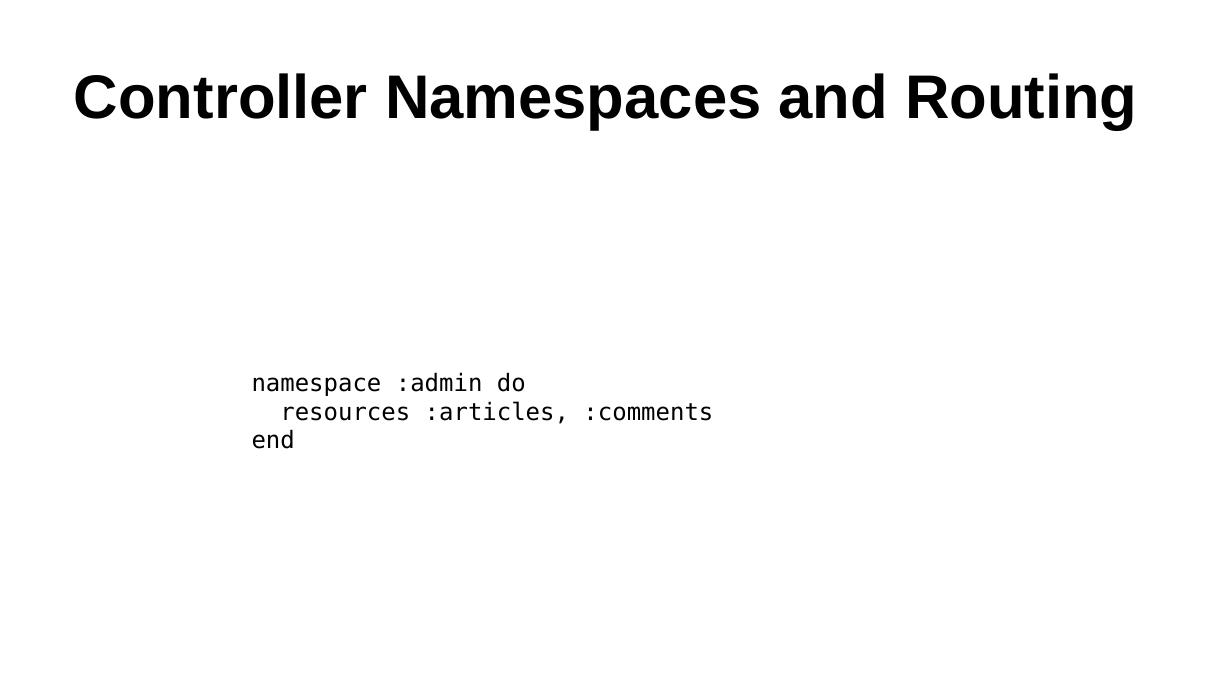
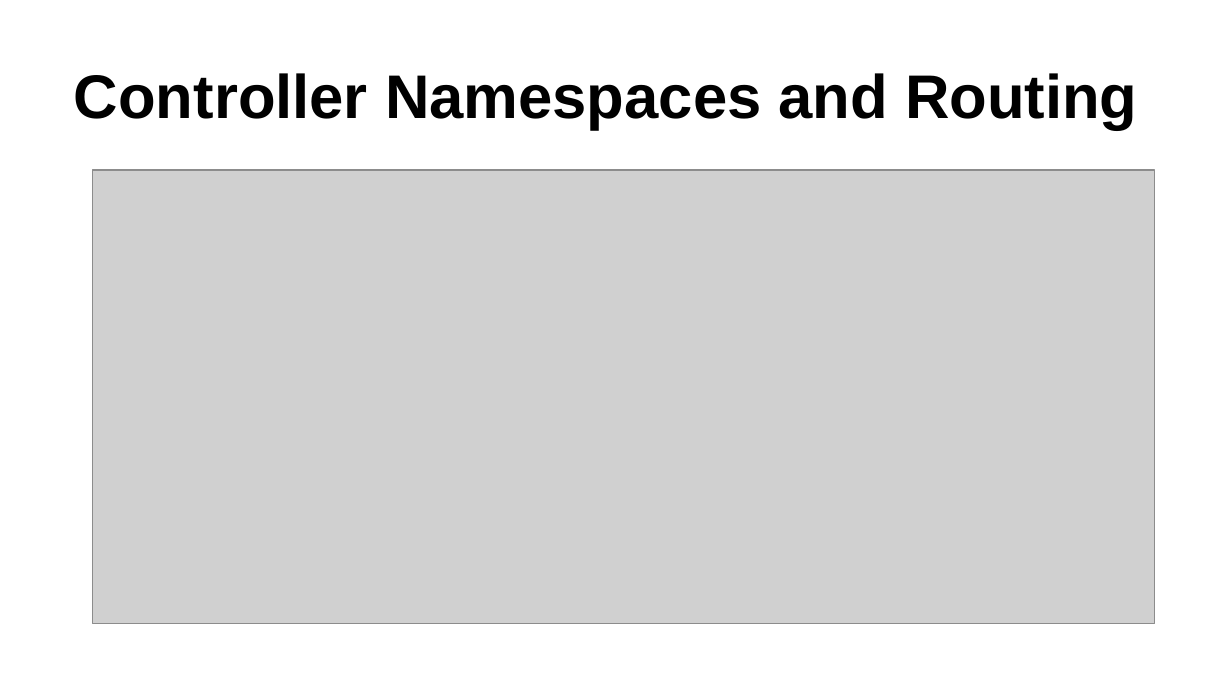
Before and after one commit to rubypool/rails-training-material, a slide deck: slide 23 of Ruby_On_Rails_Deck-Controller.pptx. Drawn at 1232x693 pixels with LibreOffice and Linux fonts; fonts in the diff are those of the drawing; grey boxes stand for pictures. Boxes give left, top, right and bottom in pixels: in the first picture for what was removed or moved away, otherwise in the second. Text is boxed around its words. In the diff, an @@ line names an element or a change of style, - is before the commit and + after.

Commit message:
Updated the deck

```diff
--- a/Ruby_On_Rails_Deck-Controller.pptx
+++ b/Ruby_On_Rails_Deck-Controller.pptx
@@ picture added at bbox=[92, 170, 1154, 623] @@
@@ table removed at bbox=[251, 370, 981, 456], 1 rows, 1 columns @@
-namespace :admin do / resources :articles, :comments / end
```
Also in this commit, not shown: 3 other slides changed, 8 slides added, 4 slides removed.
